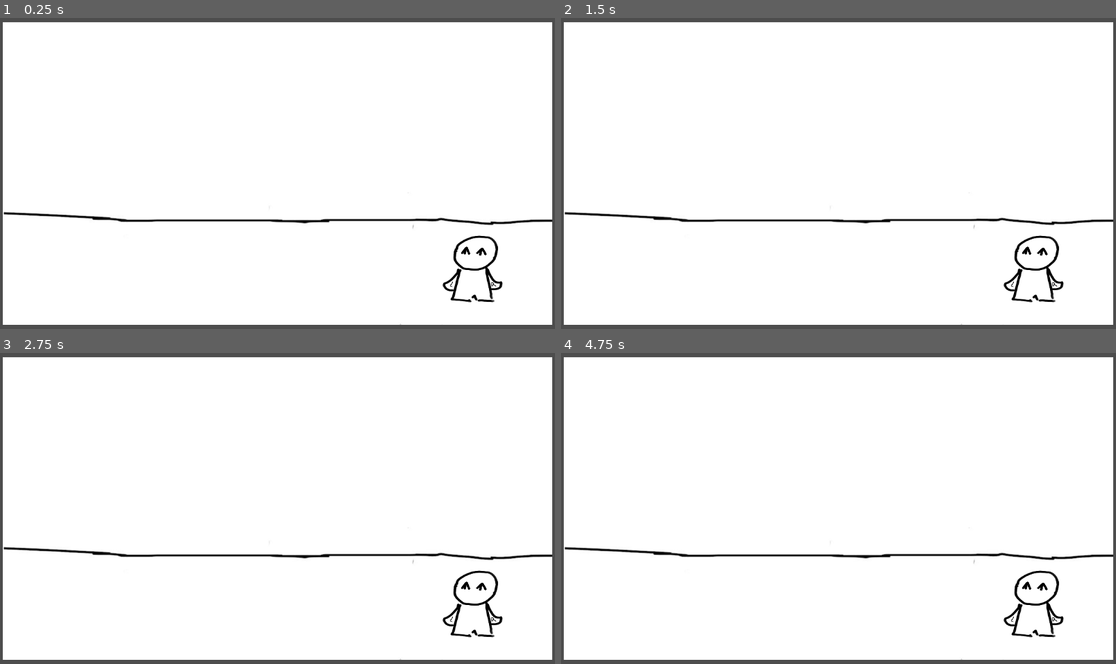
Above: before the commit, frames 1-4 (two rows, left to right).
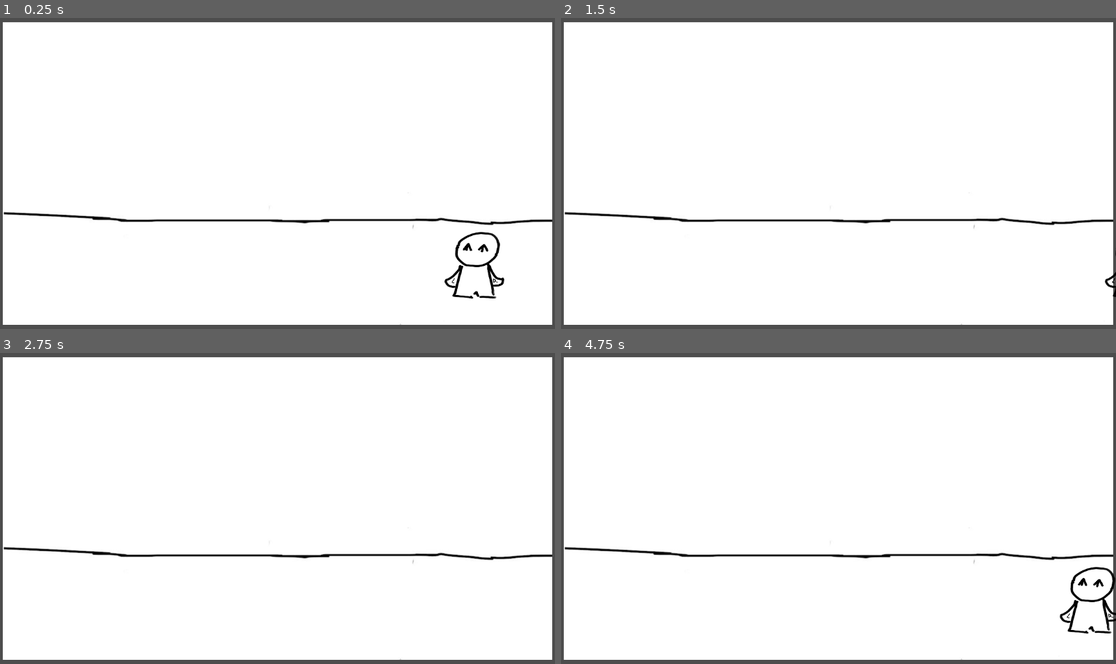
Above: after the commit, the same moments.

Repository: DeltaLyra/WitchIllusionGame
Game: Godot game, scene res://Scenes/level.tscn
Same seed, same stepped clock (60 frames per second), same inputs: the game is played once before the commit and once after it.
Inputs:
- Up to frame 1 (0.25 s): no input
- Up to frame 2 (1.5 s): tap Enter at 0.5 s; hold Right (MoveRight, bound only after the commit) 0.53-1.28 s; hold Left (MoveLeft, bound only after the commit) from 1.28 s (still down)
- Up to frame 3 (2.75 s): release Left (MoveLeft, bound only after the commit) at 2.03 s; hold Right (MoveRight, bound only after the commit) from 2.03 s (still down)
- Up to frame 4 (4.75 s): tap Space at 3.5 s; release Right (MoveRight, bound only after the commit) at 3.53 s; hold Left (MoveLeft, bound only after the commit) from 3.53 s (still down); tap Enter at 4.25 s

The runs differ from the first frame. In frame 1, 0.8% of the frame differs, in the area x 79-91%, y 68-92%; in frame 2, 0.6%; in frame 3, 0.6%; in frame 4, 1.1%, in the area x 79-100%, y 68-92%.

Commit message:
Player can move now!!

Diff:
--- a/gamejamgame/Scenes/level.tscn
+++ b/gamejamgame/Scenes/level.tscn
@@ -7,18 +7,21 @@
 normal = Vector2(0, 1)
 distance = 163.0
 
-[node name="Level" type="Sprite2D"]
+[node name="Level" type="Node2D"]
+
+[node name="LevelBackground" type="Sprite2D" parent="."]
 position = Vector2(455, 322)
 texture = ExtResource("1_tumq0")
 
 [node name="Floor" type="StaticBody2D" parent="."]
-position = Vector2(287, 116)
+position = Vector2(707, 269)
 
 [node name="CollisionShape2D" type="CollisionShape2D" parent="Floor"]
 shape = SubResource("WorldBoundaryShape2D_pojwb")
 
 [node name="Camera2D" type="Camera2D" parent="."]
+position = Vector2(455, 322)
 zoom = Vector2(1.25, 1)
 
 [node name="Player" parent="." instance=ExtResource("2_k5f4k")]
-position = Vector2(322, 208)
+position = Vector2(780, 448)
--- a/gamejamgame/Scenes/player.tscn
+++ b/gamejamgame/Scenes/player.tscn
@@ -1,16 +1,34 @@
-[gd_scene load_steps=3 format=3 uid="uid://dtouevoed70gg"]
+[gd_scene load_steps=6 format=3 uid="uid://dtouevoed70gg"]
 
+[ext_resource type="Script" uid="uid://bwybivrva1c2v" path="res://Scripts/player.gd" id="1_cvnsp"]
 [ext_resource type="Texture2D" uid="uid://jyntiw7arf1f" path="res://Assets/PlaceHolderPlayer.png" id="1_v0iea"]
+
+[sub_resource type="AtlasTexture" id="AtlasTexture_cvnsp"]
+atlas = ExtResource("1_v0iea")
+region = Rect2(0, 0, 1200, 1400)
+
+[sub_resource type="SpriteFrames" id="SpriteFrames_6t5aa"]
+animations = [{
+"frames": [{
+"duration": 1.0,
+"texture": SubResource("AtlasTexture_cvnsp")
+}],
+"loop": true,
+"name": &"Idle",
+"speed": 5.0
+}]
 
 [sub_resource type="CircleShape2D" id="CircleShape2D_cvnsp"]
 
 [node name="Player" type="CharacterBody2D"]
 scale = Vector2(1.7, 1.7)
+script = ExtResource("1_cvnsp")
 
-[node name="PlaceHolderPlayer" type="Sprite2D" parent="."]
+[node name="AnimatedSprite2D" type="AnimatedSprite2D" parent="."]
 position = Vector2(0.999996, -3)
 scale = Vector2(0.1, 0.1)
-texture = ExtResource("1_v0iea")
+sprite_frames = SubResource("SpriteFrames_6t5aa")
+animation = &"Idle"
 
 [node name="CollisionShape2D" type="CollisionShape2D" parent="."]
 scale = Vector2(2.52734, 5.2875)
--- /dev/null
+++ b/gamejamgame/Scripts/player.gd
@@ -0,0 +1,20 @@
+extends CharacterBody2D
+#Used godot's template for player movement, edited so player can only move left and right.
+
+const SPEED = 300.0
+@onready var animated_sprite_2d: AnimatedSprite2D = $AnimatedSprite2D #Making a reference variable so we can change the sprite based on inputs/player direction
+
+func _physics_process(delta: float) -> void:
+	# Get the input direction and handle the movement/deceleration.
+	# Changed action keybinds, can use arrow keys or A and D.
+	var direction = Input.get_axis("MoveLeft", "MoveRight")
+	if direction:
+		velocity.x = direction * SPEED
+	else:
+		velocity.x = move_toward(velocity.x, 0, SPEED)
+	#If direction is 1, we're moving right and we want the sprite to flip. If it's -1. we're moving left and we want to make sure the sprite is facing left.
+	if direction == 1:
+		animated_sprite_2d.flip_h = true
+	elif direction == -1:
+		animated_sprite_2d.flip_h = false
+	move_and_slide()
--- a/gamejamgame/project.godot
+++ b/gamejamgame/project.godot
@@ -15,6 +15,21 @@
 config/features=PackedStringArray("4.4", "GL Compatibility")
 config/icon="res://icon.svg"
 
+[input]
+
+MoveRight={
+"deadzone": 0.2,
+"events": [Object(InputEventKey,"resource_local_to_scene":false,"resource_name":"","device":-1,"window_id":0,"alt_pressed":false,"shift_pressed":false,"ctrl_pressed":false,"meta_pressed":false,"pressed":false,"keycode":0,"physical_keycode":4194321,"key_label":0,"unicode":0,"location":0,"echo":false,"script":null)
+, Object(InputEventKey,"resource_local_to_scene":false,"resource_name":"","device":-1,"window_id":0,"alt_pressed":false,"shift_pressed":false,"ctrl_pressed":false,"meta_pressed":false,"pressed":false,"keycode":0,"physical_keycode":68,"key_label":0,"unicode":100,"location":0,"echo":false,"script":null)
+]
+}
+MoveLeft={
+"deadzone": 0.2,
+"events": [Object(InputEventKey,"resource_local_to_scene":false,"resource_name":"","device":-1,"window_id":0,"alt_pressed":false,"shift_pressed":false,"ctrl_pressed":false,"meta_pressed":false,"pressed":false,"keycode":0,"physical_keycode":4194319,"key_label":0,"unicode":0,"location":0,"echo":false,"script":null)
+, Object(InputEventKey,"resource_local_to_scene":false,"resource_name":"","device":-1,"window_id":0,"alt_pressed":false,"shift_pressed":false,"ctrl_pressed":false,"meta_pressed":false,"pressed":false,"keycode":0,"physical_keycode":65,"key_label":0,"unicode":97,"location":0,"echo":false,"script":null)
+]
+}
+
 [rendering]
 
 renderer/rendering_method="gl_compatibility"
Not shown, added: gamejamgame/Scripts/player.gd.uid
